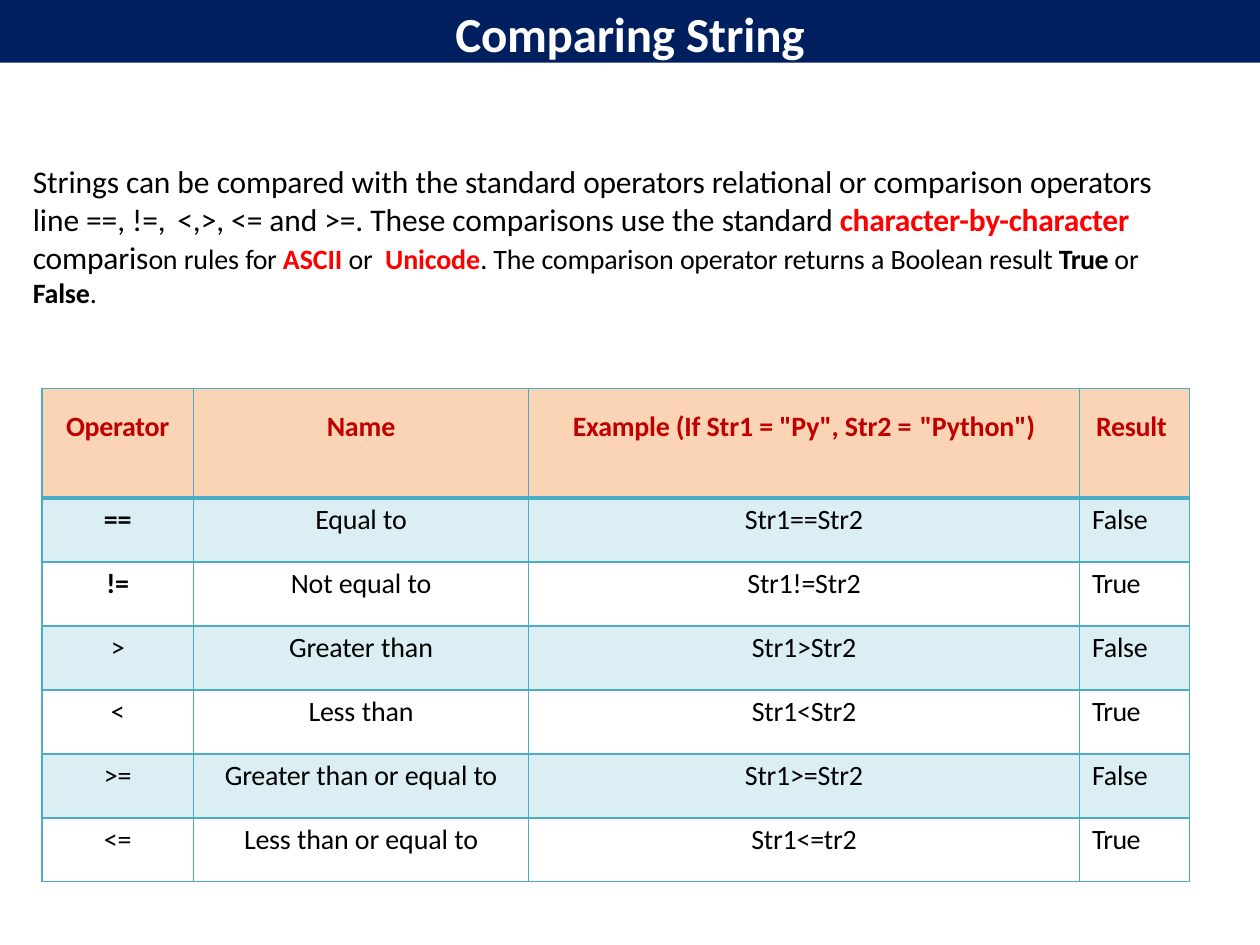
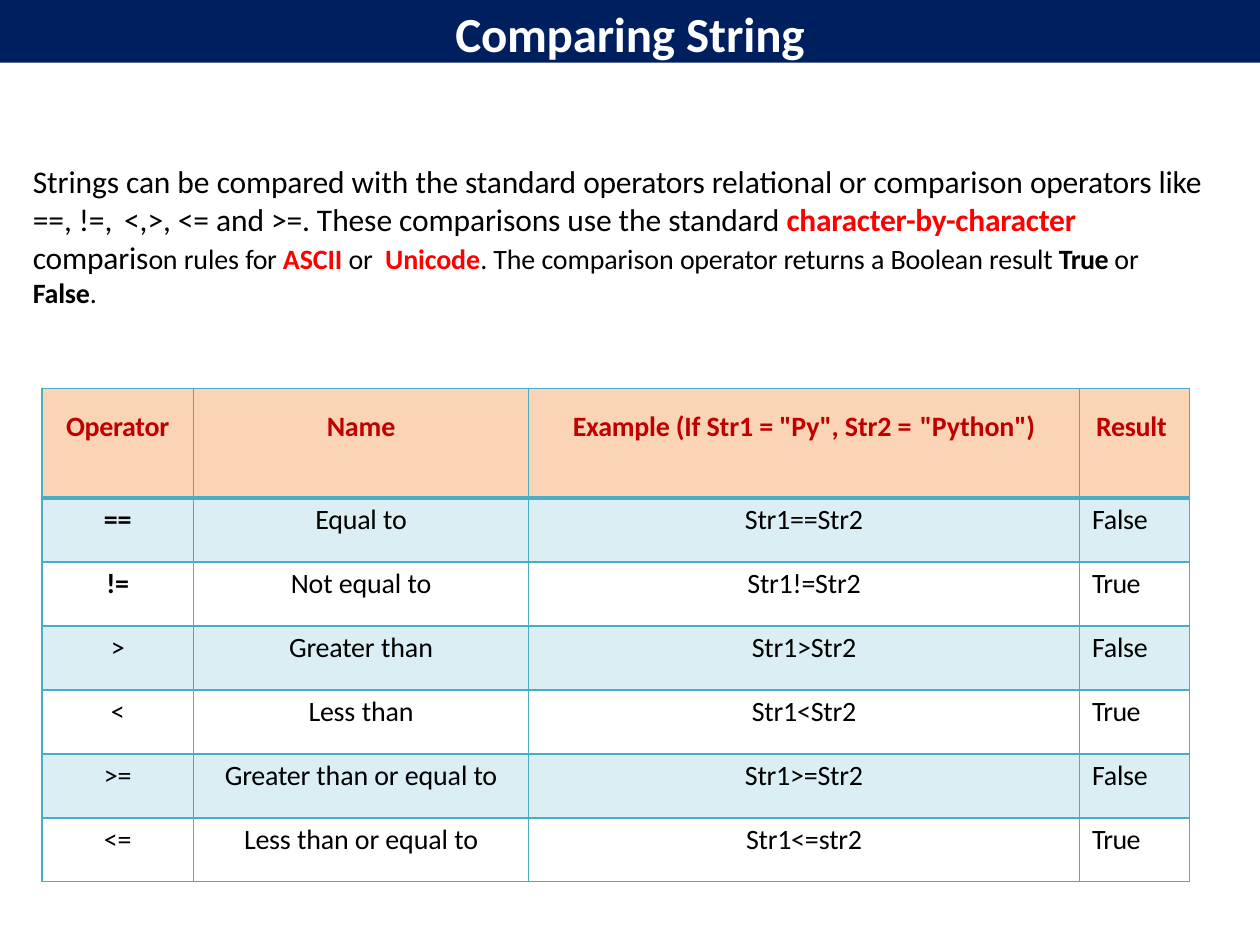
Before and after one commit to davcpscn/XI, a slide deck: slide 10 of Presentations/String.pptx. Drawn at 1260x945 pixels with LibreOffice and Linux fonts; fonts in the diff are those of the drawing. Boxes give left, top, right and bottom in pixels: in the first picture for what was removed or moved away, otherwise in the second. Text is boxed around its words. In the diff, an @@ line names an element or a change of style, - is before the commit and + after.

```diff
--- a/Presentations/String.pptx
+++ b/Presentations/String.pptx
@@ text at [33,171,1202,304]: text changed @@
-Strings can be compared with the standard operators relational or comparison operators line ==, !=, <,>, <= and >=. These comparisons use the standard character-by-character comparison rules for ASCII or Unicode. The comparison operator returns a Boolean result True or False.
+Strings can be compared with the standard operators relational or comparison operators like ==, !=, <,>, <= and >=. These comparisons use the standard character-by-character comparison rules for ASCII or Unicode. The comparison operator returns a Boolean result True or False.
@@ table at [42,388,1189,882] @@
-row 7, column 3: Str1<=tr2
+row 7, column 3: Str1<=str2
```
Also in this commit, not shown: 3 other slides changed, 9 other files.
